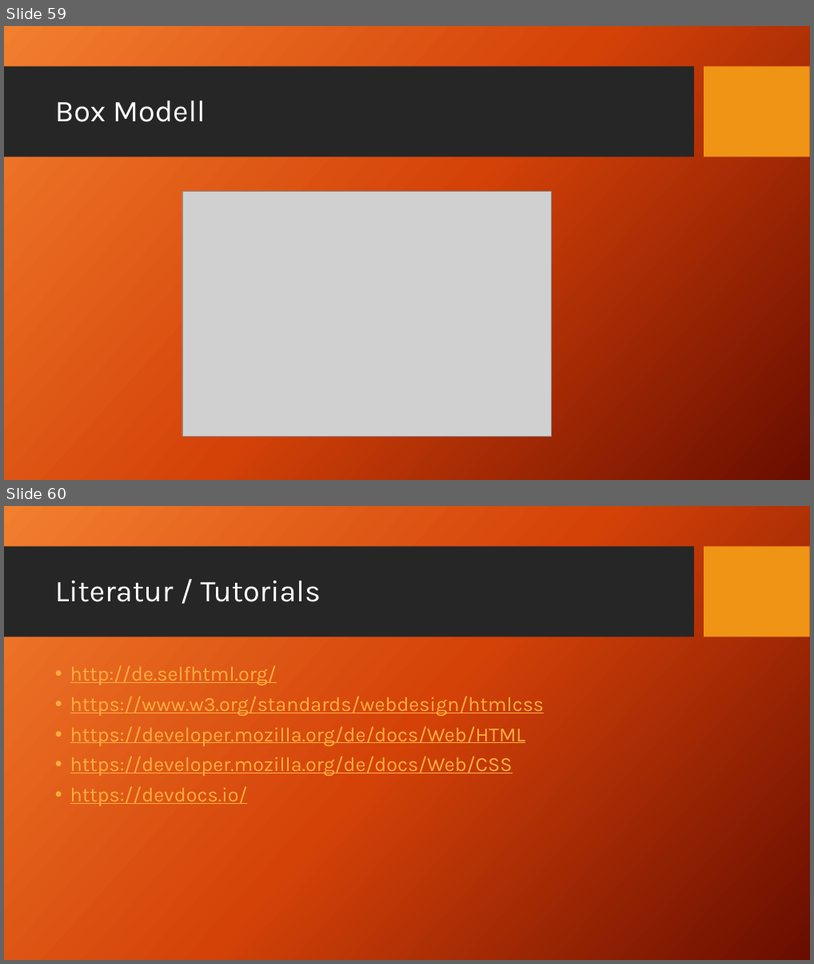
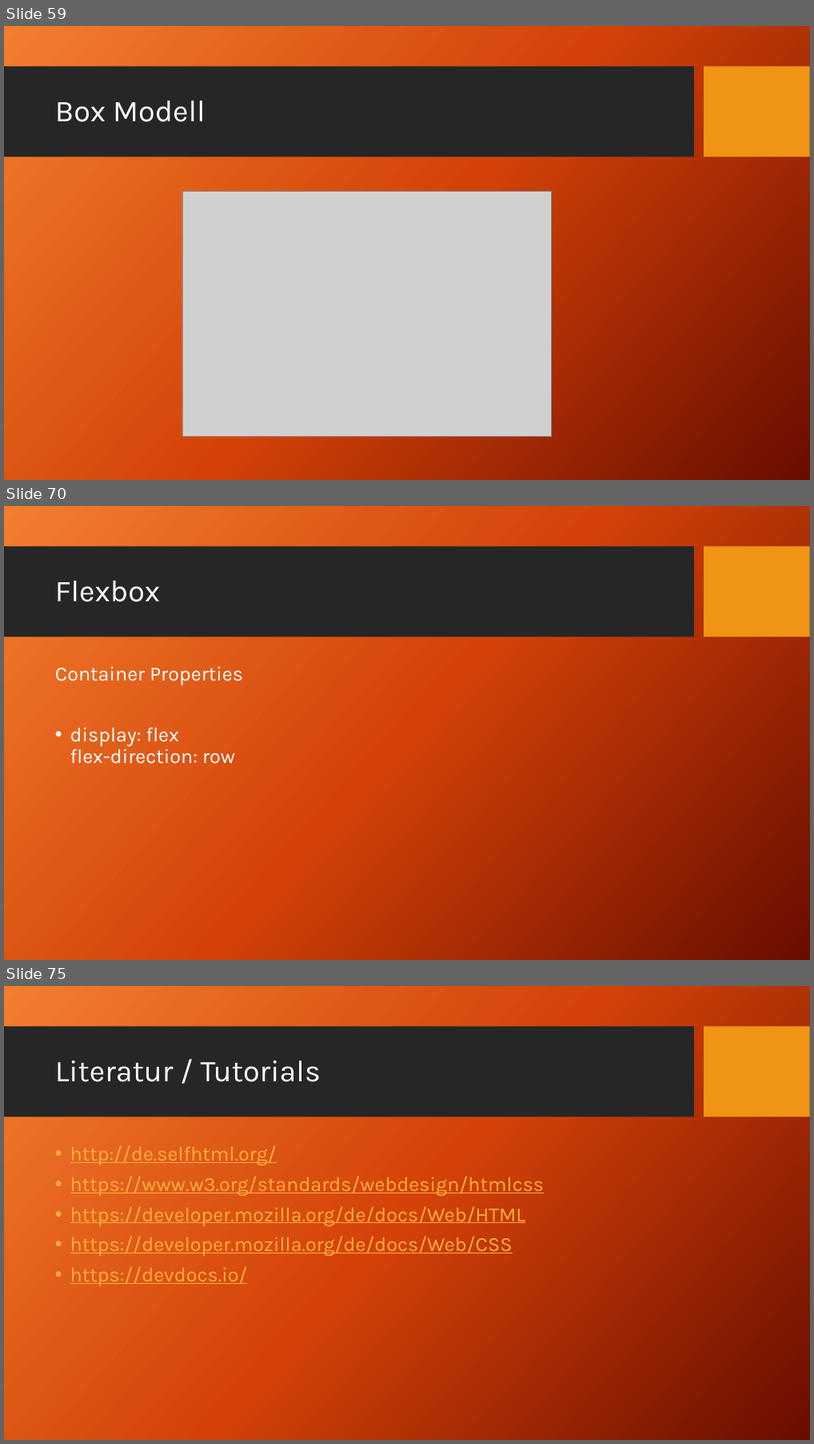
Before and after one commit to TomFrey/htmlCssBasicUebungen, a slide deck: html Schulung.pptx. Shown one above the other, each under a label of ours: slides 59 and 60 before the commit, slides 59, 70 and 75 after it; the slides between them are not shown. The pictures are 814x964 and 814x1444 pixels, drawn with LibreOffice and Linux fonts; fonts in the diff are those of the drawing; grey boxes stand for pictures; background and template pictures are left out. Boxes give left, top, right and bottom in pixels: in the first picture for what was removed or moved away, otherwise in the second. Text is boxed around its words. In the diff, an @@ line names an element or a change of style, - is before the commit and + after.

```diff
--- a/html Schulung.pptx
+++ b/html Schulung.pptx
@@ slide 70 added at (x1=4, y1=506, x2=810, y2=960), background picture (left out); not listed: 2 template elements that a slide beside it also shows @@
@@ title added at (x1=55, y1=580, x2=160, y2=602), 36 pt, text #FFFFFF @@
+Flexbox
@@ text added at (x1=55, y1=666, x2=243, y2=764), 24 pt, text #FFFFFF @@
+Container Properties
+• display: flex
+  flex-direction: row
@@ what was slide 60 is now slide 75 @@
```
Also in this commit, not shown: 14 other slides added.
